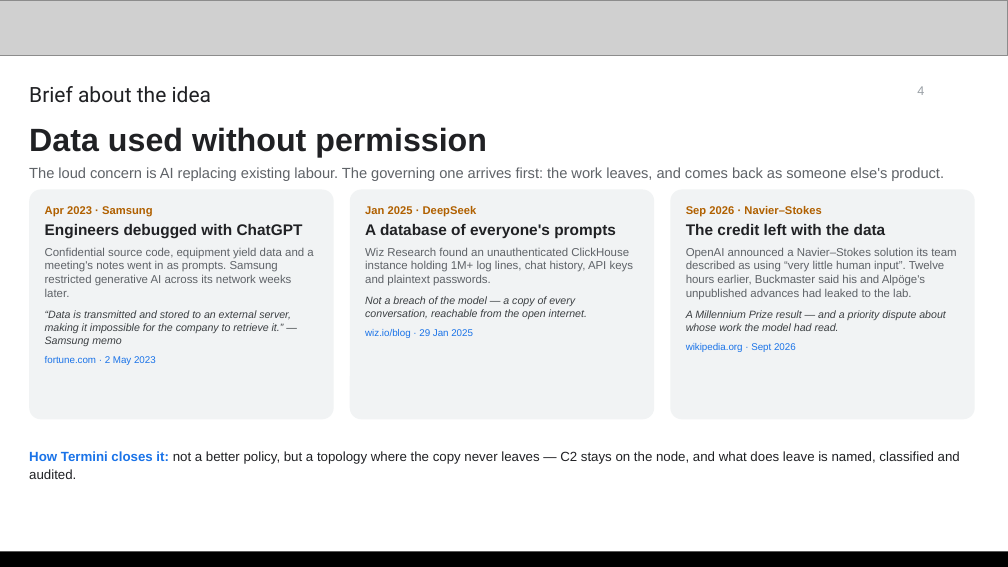
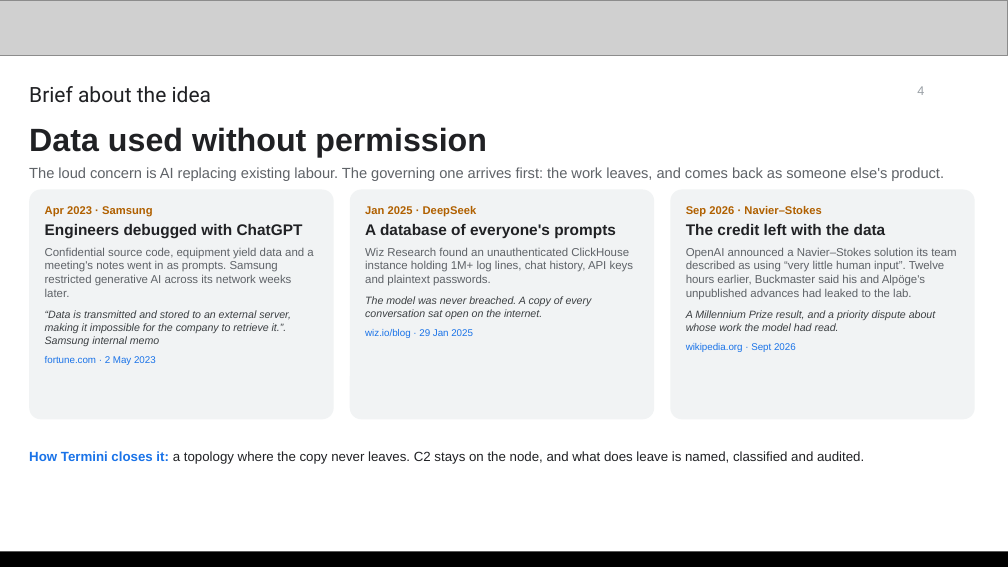
Before and after one commit to yanksyoon/termini, a slide deck: slide 4 of deck/v3/termini-deck-v3.pptx. Drawn at 1008x567 pixels with LibreOffice and Linux fonts; fonts in the diff are those of the drawing; grey boxes stand for pictures. Boxes give left, top, right and bottom in pixels: in the first picture for what was removed or moved away, otherwise in the second. Text is boxed around its words. In the diff, an @@ line names an element or a change of style, - is before the commit and + after.

Commit message:
t_deckv3-humanize docs: strip em dashes and AI-isms from the submission deck (#275)
Humanizer pass over the v3 pptx copy (blader/humanizer patterns).

Em dashes: 36 -> 0. Each one was rewritten in place rather than swapped for a
comma: periods where the dash was joining two statements, colons where it was
introducing a list or a definition, and full rewrites where the dash was
carrying a rhetorical contrast.

Negative parallelisms removed with them:
  'Governance is not the tax on the loop - it is what closes it'
    -> 'Governance is what makes the loop close.'
  'Local is not worse - it is the right level for most of the work'
    -> 'Local is the right level for most of the work.'
  'The claim is not nothing leaves - it is nothing C2 leaves'
    -> 'The claim is nothing C2 leaves, and everything that does is named...'
  'Not a breach of the model - a copy of every conversation'
    -> 'The model was never breached. A copy of every conversation sat open...'

Also: 'not a better policy, but a topology' dropped; 'not the answer to every task'
replaced with 'Most tasks do not need a frontier model'; the -ing tail on the loop
subtitle split into a second sentence; 'a biology graduate rather than a computer
scientist' rewritten as 'He studied biology, not computer science.' (fragment
kicker avoided).

No factual claim changed. Rebuilt the pptx and the PDF, re-rendered all 17 slides
and checked the ones whose text grew.

```diff
--- a/deck/v3/termini-deck-v3.pptx
+++ b/deck/v3/termini-deck-v3.pptx
@@ text in rounded rectangle at [365, 296, 592, 319]: text changed @@
-Not a breach of the model — a copy of every conversation, reachable from the open internet.
+The model was never breached. A copy of every conversation sat open on the internet.
@@ text in rounded rectangle at [45, 310, 291, 346]: text changed @@
-“Data is transmitted and stored to an external server, making it impossible for the company to retrieve it.” — Samsung memo
+“Data is transmitted and stored to an external server, making it impossible for the company to retrieve it.”. Samsung internal memo
@@ text in rounded rectangle at [686, 310, 936, 331]: text changed @@
-A Millennium Prize result — and a priority dispute about whose work the model had read.
+A Millennium Prize result, and a priority dispute about whose work the model had read.
@@ text at [29, 451, 864, 464]: text changed @@
-How Termini closes it: not a better policy, but a topology where the copy never leaves — C2 stays on the node, and what does leave is named, classified and audited.
+How Termini closes it: a topology where the copy never leaves. C2 stays on the node, and what does leave is named, classified and audited.
```
Also in this commit, not shown: 15 other slides changed, 2 other files.
